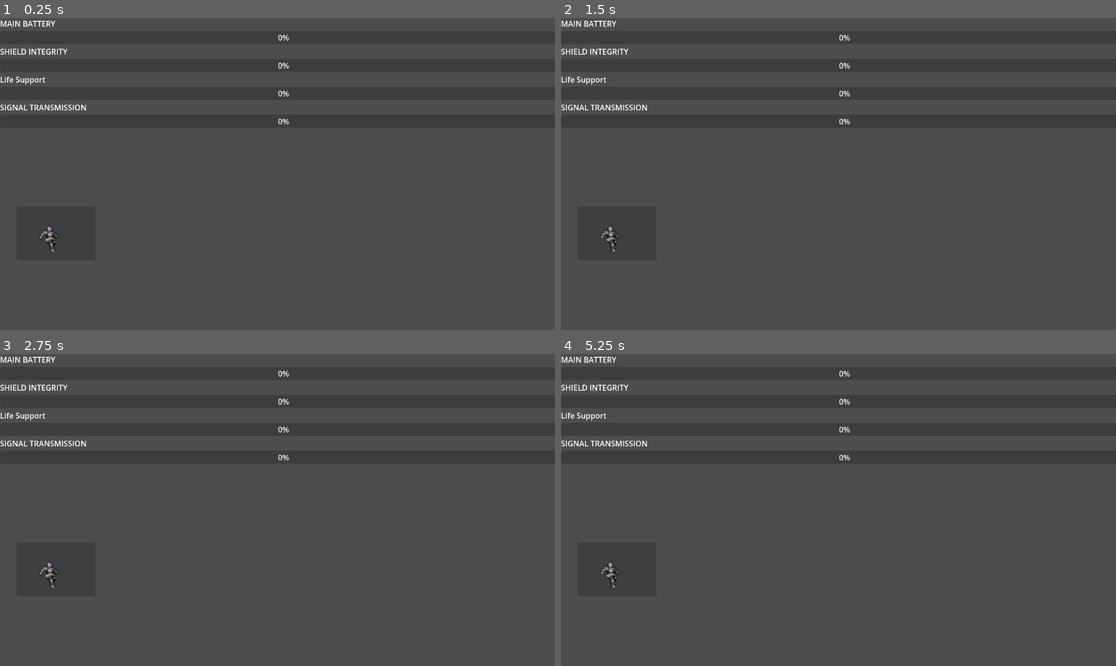
Above: before the commit, frames 1-4 (two rows, left to right).
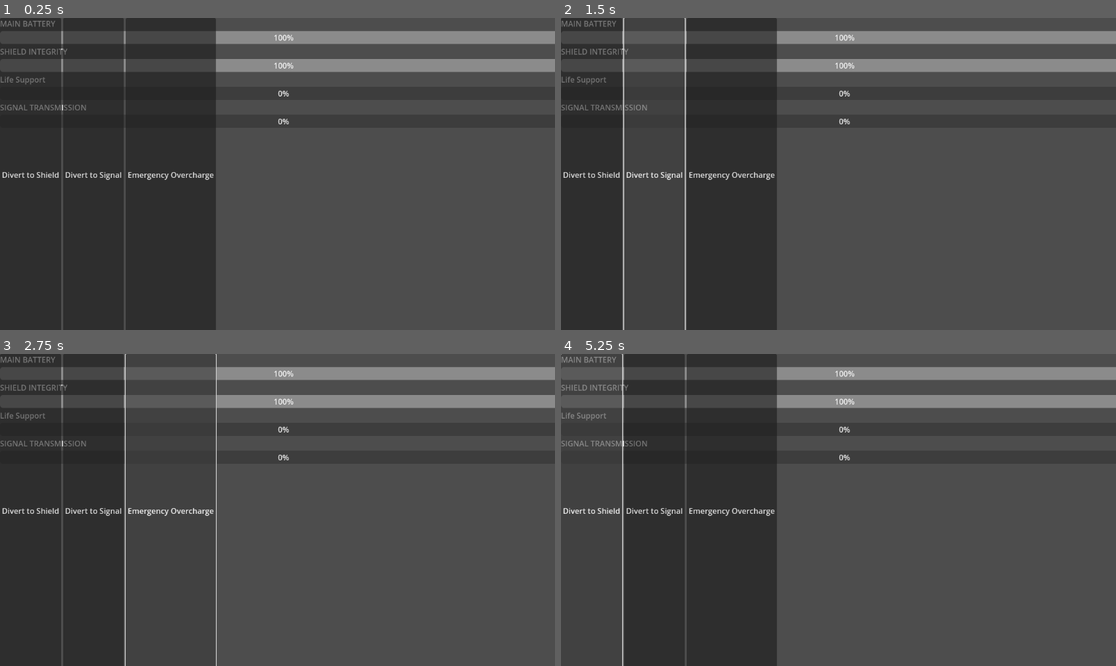
Above: after the commit, the same moments.

Repository: dinosaur890123/Space-station-fighting
Game: Godot game, scene res://main.tscn
The game is run twice, just before and just after one commit, with the same random seed, the same clock (stepped at 60 frames per second) and the same inputs. The project has no main scene, so this scene is started directly.
Inputs (mouse positions are in pixels of both pictures, inside the frame that each line leads up to):
- Up to frame 1 (0.25 s): no input
- Up to frame 2 (1.5 s): click (594, 174) at 0.5 s, where only the run after the commit has a clickable "Divert to Shield"; click (655, 174) at 1.25 s, where only the run after the commit has a clickable "Divert to Signal"
- Up to frame 3 (2.75 s): click (172, 510) at 2 s, where only the run after the commit has a clickable "Emergency Overcharge"
- Up to frame 4 (5.25 s): click (594, 510) at 2.75 s, where only the run after the commit has a clickable "Divert to Shield"; click (655, 510) at 3.5 s, where only the run after the commit has a clickable "Divert to Signal"; click (733, 510) at 4.25 s, where only the run after the commit has a clickable "Emergency Overcharge"; click (594, 510) at 5 s, where only the run after the commit has a clickable "Divert to Shield"

The runs differ from the first frame. In frame 1, 34% of the frame differs, in the area x 0-100%, y 0-100%; in frame 2, 28%; in frame 3, 23%; in frame 4, 28%.

Commit message:
Add UI buttons and update character node
Introduces DivertShieldButton, DivertSignalButton, and OverchargeButton to the HBoxContainer for new UI interactions. Updates the Character node with a new animation and removes its script. BatteryBar and ShieldBar values are initialized for better status display.

Diff:
--- a/space-station-fighting/main.tscn
+++ b/space-station-fighting/main.tscn
@@ -6,6 +6,8 @@
 
 [node name="Character" parent="." instance=ExtResource("1_aw4sl")]
 position = Vector2(117, 448)
+animation = &"new_animation"
+script = null
 
 [node name="VBoxContainer" type="VBoxContainer" parent="."]
 offset_right = 1177.0
@@ -17,6 +19,7 @@
 
 [node name="BatteryBar" type="ProgressBar" parent="VBoxContainer"]
 layout_mode = 2
+value = 100.0
 
 [node name="Label2" type="Label" parent="VBoxContainer"]
 layout_mode = 2
@@ -24,6 +27,9 @@
 
 [node name="ShieldBar" type="ProgressBar" parent="VBoxContainer"]
 layout_mode = 2
+max_value = 50.0
+step = 1.0
+value = 50.0
 
 [node name="Label3" type="Label" parent="VBoxContainer"]
 layout_mode = 2
@@ -42,3 +48,15 @@
 [node name="HBoxContainer" type="HBoxContainer" parent="."]
 offset_right = 1156.0
 offset_bottom = 651.0
+
+[node name="DivertShieldButton" type="Button" parent="HBoxContainer"]
+layout_mode = 2
+text = "Divert to Shield"
+
+[node name="DivertSignalButton" type="Button" parent="HBoxContainer"]
+layout_mode = 2
+text = "Divert to Signal"
+
+[node name="OverchargeButton" type="Button" parent="HBoxContainer"]
+layout_mode = 2
+text = "Emergency Overcharge"
Not shown, added: space-station-fighting/character.gd.uid
